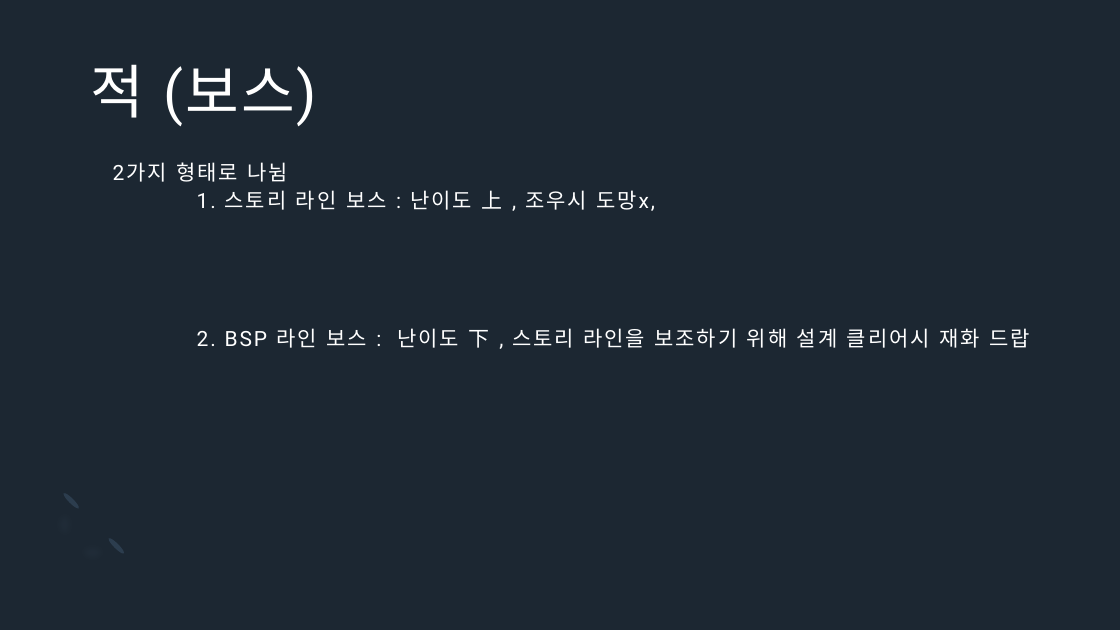
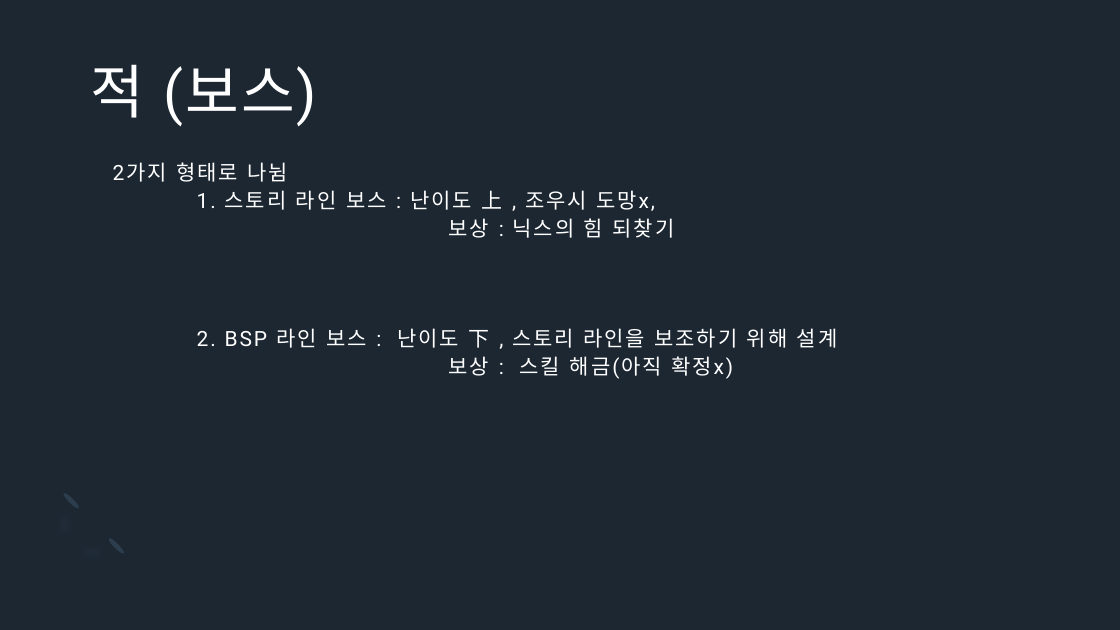
Before and after one commit to Icloy/2D_Roguelike, a slide deck: slide 12 of 기획서.pptx (slide 11 before the commit). Drawn at 1120x630 pixels with LibreOffice and Linux fonts; fonts in the diff are those of the drawing. Boxes give left, top, right and bottom in pixels: in the first picture for what was removed or moved away, otherwise in the second. Text is boxed around its words. In the diff, an @@ line names an element or a change of style, - is before the commit and + after.

```diff
--- a/기획서.pptx
+++ b/기획서.pptx
@@ title at [113, 162, 837, 379]: text changed @@
-2가지 형태로 나뉨
-1. 스토리 라인 보스 : 난이도 上 , 조우시 도망x,
-2. BSP 라인 보스 : 난이도 下 , 스토리 라인을 보조하기 위해 설계 클리어시 재화 드랍
+2가지 형태로 나뉨
+1. 스토리 라인 보스 : 난이도 上 , 조우시 도망x,
+보상 : 닉스의 힘 되찾기
+2. BSP 라인 보스 : 난이도 下 , 스토리 라인을 보조하기 위해 설계
+보상 : 스킬 해금(아직 확정x)
```
Also in this commit, not shown: 7 other slides changed, 3 slides added, 1 slide removed.
